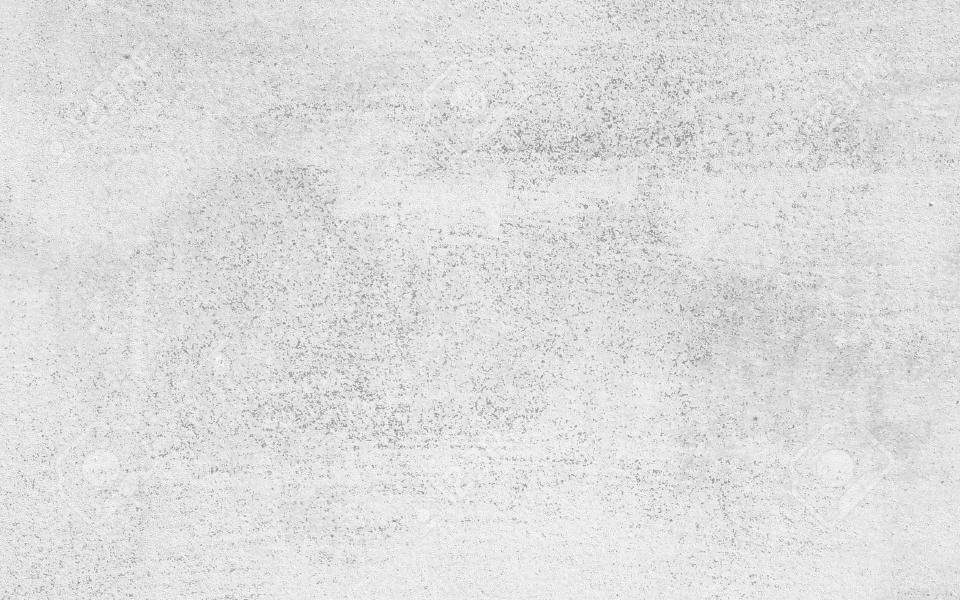
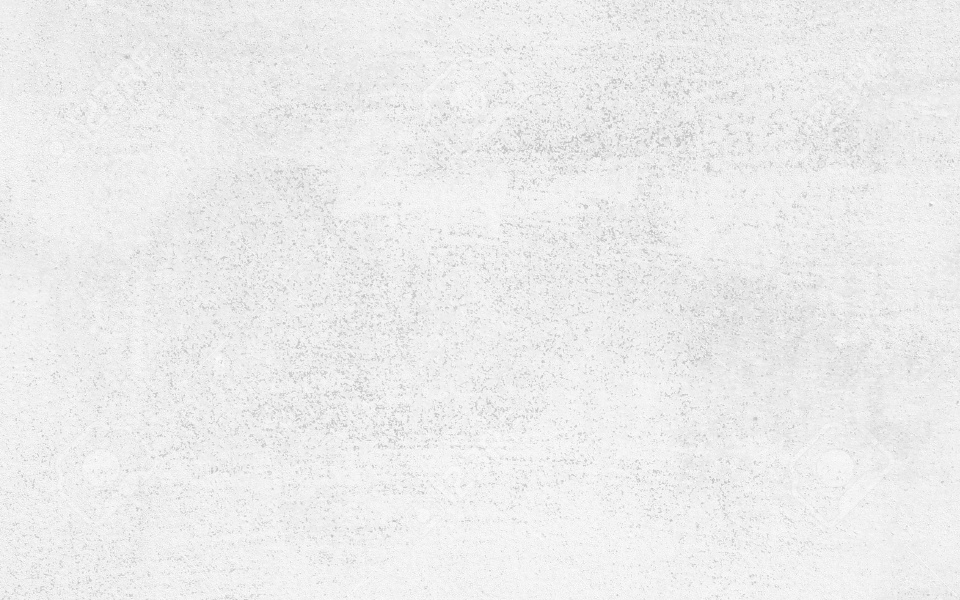
Revision of a layered 960px x 600px image; what changed, layer by layer:
pixels changed over [0, 0, 960, 600] (layer not identified)
